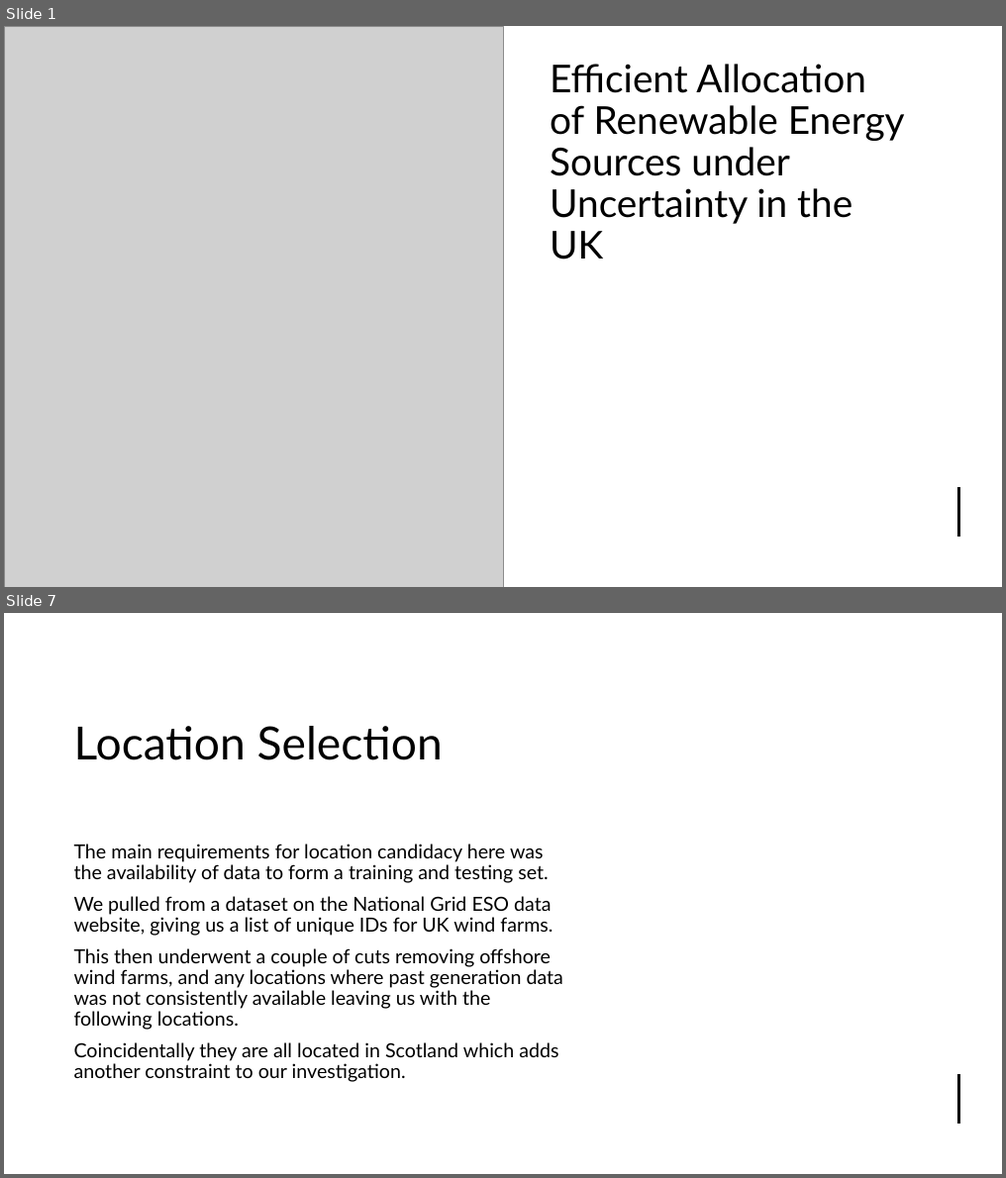
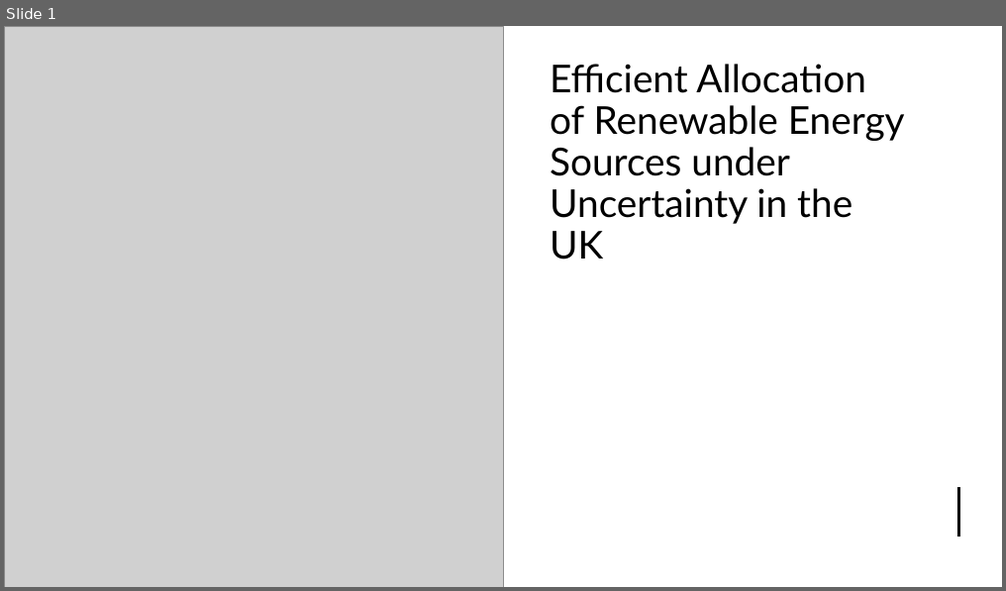
Before and after one commit to james-a-page/CS310Project, a slide deck: Documents/Presentation/ProjectPresentation-JamesPage.pptx. Shown one above the other, each under a label of ours: slides 1 and 7 before the commit, slide 1 after it; the slides between them are not shown. The pictures are 1006x1178 and 1006x591 pixels, drawn with LibreOffice and Linux fonts; fonts in the diff are those of the drawing; grey boxes stand for pictures. Boxes give left, top, right and bottom in pixels: in the first picture for what was removed or moved away, otherwise in the second. Text is boxed around its words. In the diff, an @@ line names an element or a change of style, - is before the commit and + after.

```diff
--- a/Documents/Presentation/ProjectPresentation-JamesPage.pptx
+++ b/Documents/Presentation/ProjectPresentation-JamesPage.pptx
@@ slide 7 removed at box(4, 613, 1002, 1174), background #FFFFFF @@
@@ rectangle removed at box(4, 613, 1002, 1174) @@
@@ rectangle removed at box(4, 613, 1002, 821) @@
@@ title removed at box(74, 726, 443, 761) @@
-Location Selection
@@ text removed at box(74, 844, 563, 1082) @@
-The main requirements for location candidacy here was the availability of data to form a training and testing set.
-We pulled from a dataset on the National Grid ESO data website, giving us a list of unique IDs for UK wind farms.
-This then underwent a couple of cuts removing offshore wind farms, and any locations where past generation data was not consistently available leaving us with the following locations.
-Coincidentally they are all located in Scotland which adds another constraint to our investigation.
@@ line removed from (959, 1075) to (959, 1124) @@
```
Also in this commit, not shown: 6 slides changed, 1 slide added, 3 other files.
